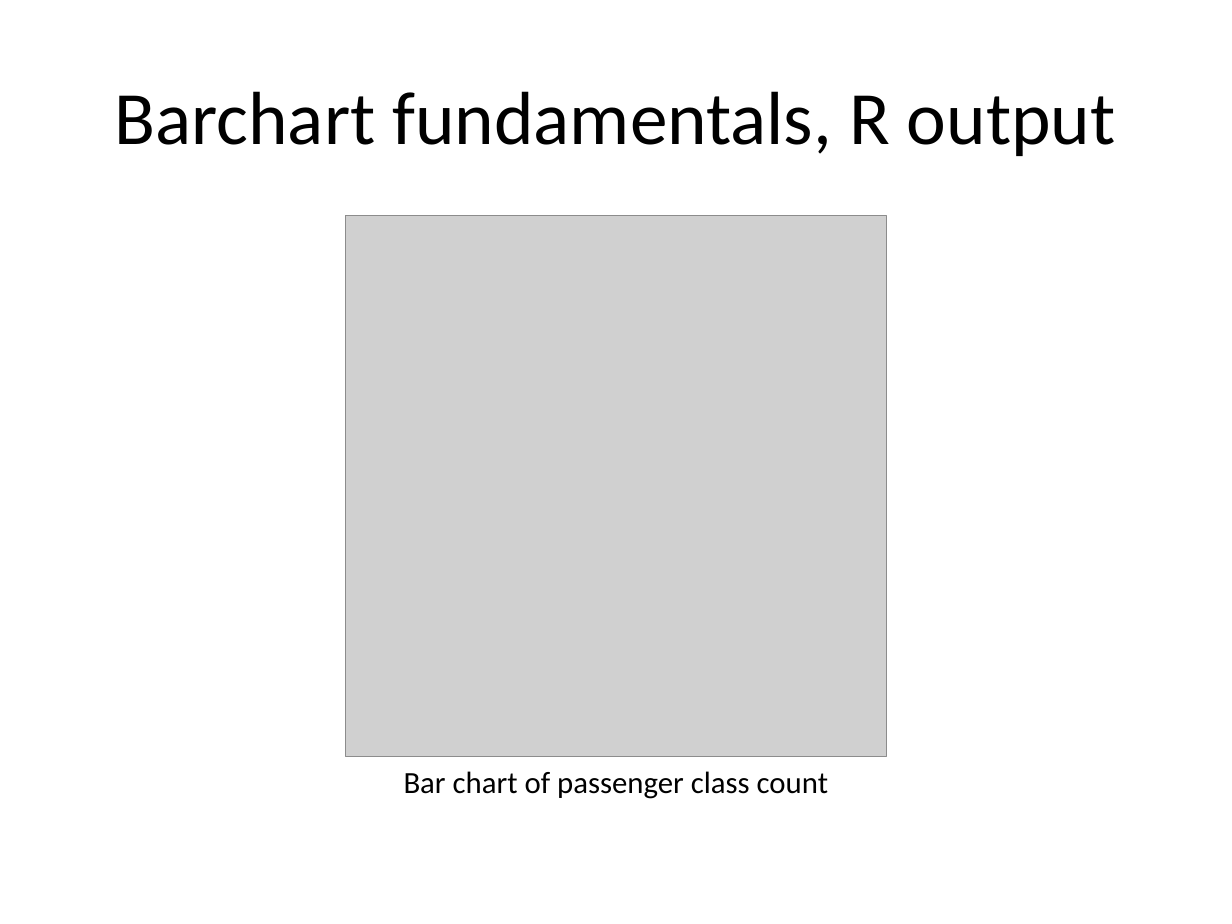
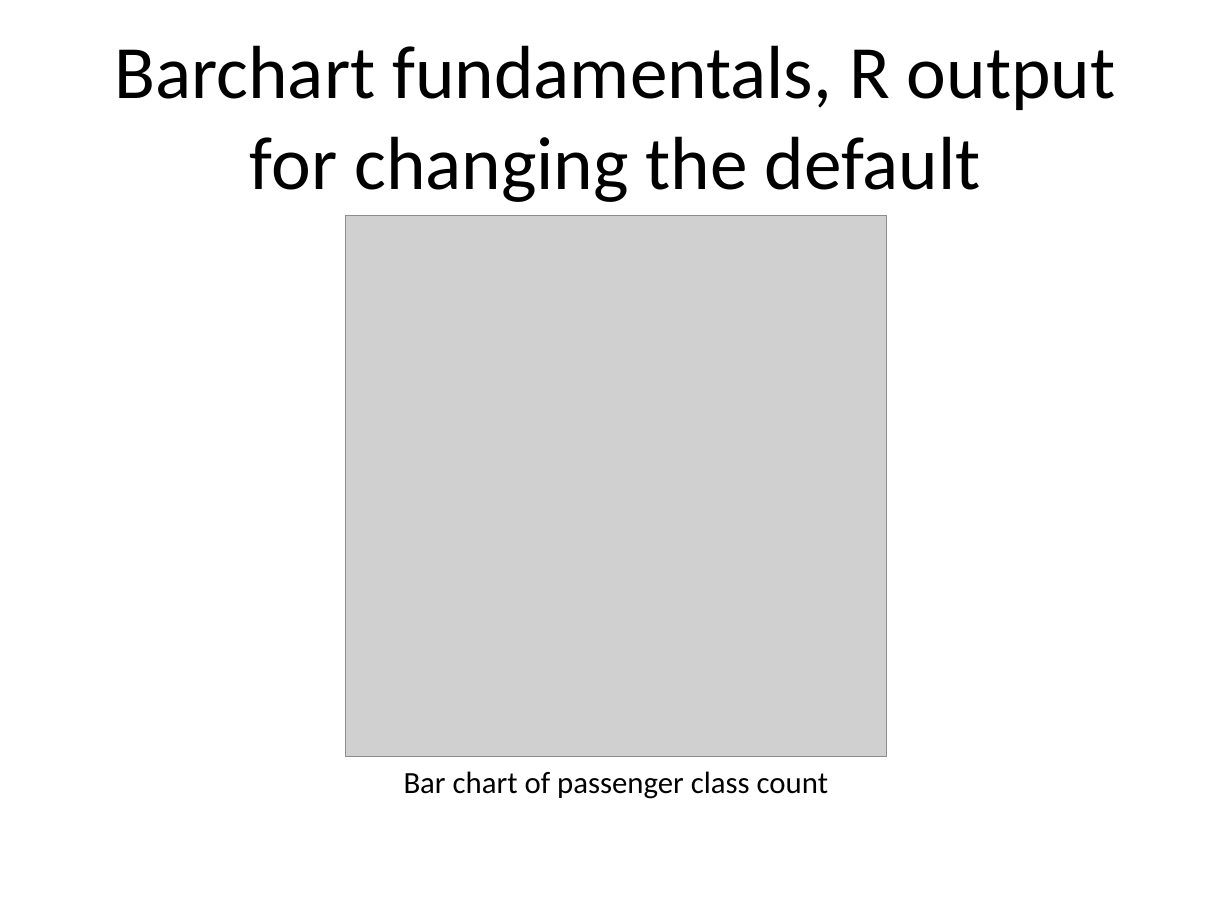
Before and after one commit to pmean/data-visualization, a slide deck: slide 16 of data-viz-02/component/fundamentals.pptx (slide 10 before the commit). Drawn at 1232x924 pixels with LibreOffice and Linux fonts; fonts in the diff are those of the drawing; grey boxes stand for pictures. Boxes give left, top, right and bottom in pixels: in the first picture for what was removed or moved away, otherwise in the second. Text is boxed around its words. In the diff, an @@ line names an element or a change of style, - is before the commit and + after.

```diff
--- a/data-viz-02/component/fundamentals.pptx
+++ b/data-viz-02/component/fundamentals.pptx
@@ title at [115, 45, 1116, 202]: text changed @@
-Barchart fundamentals, R output
+Barchart fundamentals, R output for changing the default
```
Also in this commit, not shown: 16 other slides changed, 8 slides added, 4 slides removed, 19 other files.
